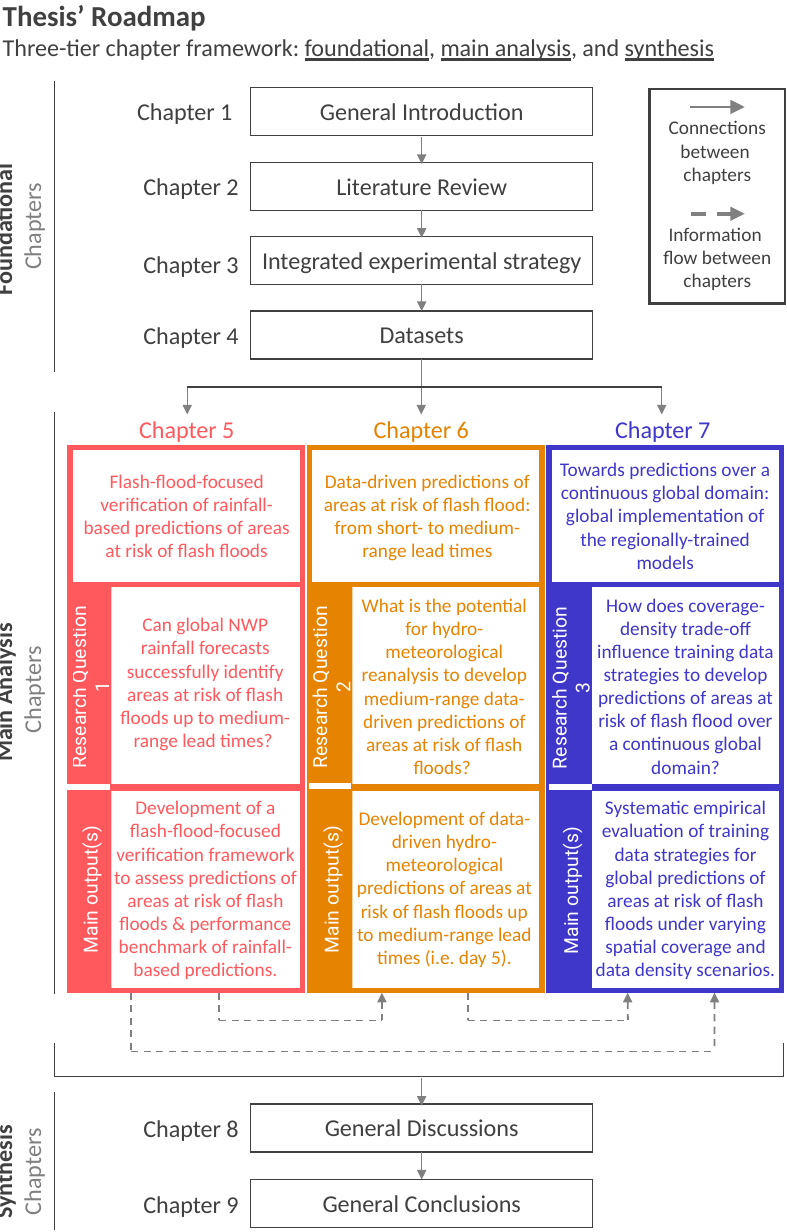
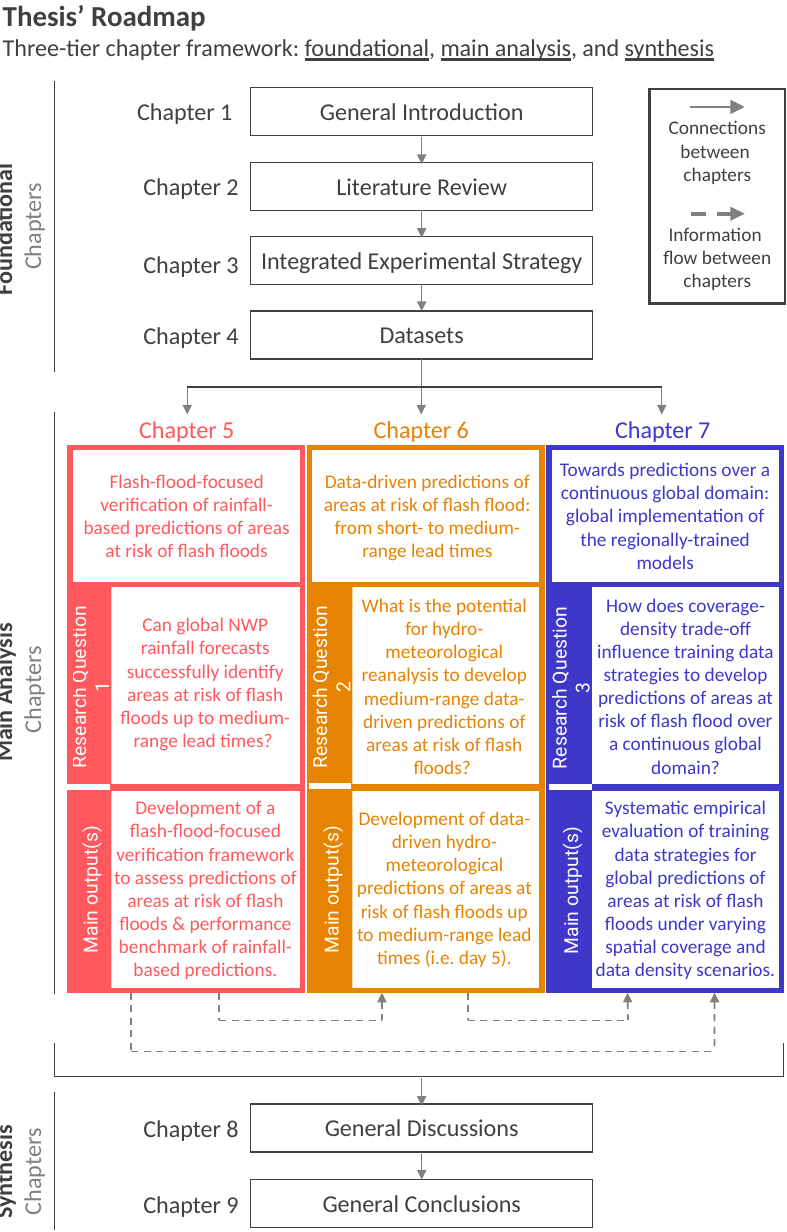
Before and after one commit to FatimaPillosu/thesis, a slide deck: slide 1 of chapter_01/figures/thesis_roadmap.pptx. Drawn at 787x1232 pixels with LibreOffice and Linux fonts; fonts in the diff are those of the drawing. Boxes give left, top, right and bottom in pixels: in the first picture for what was removed or moved away, otherwise in the second. Text is boxed around its words. In the diff, an @@ line names an element or a change of style, - is before the commit and + after.

```diff
--- a/chapter_01/figures/thesis_roadmap.pptx
+++ b/chapter_01/figures/thesis_roadmap.pptx
@@ text at bbox=[261, 252, 582, 273]: text changed @@
-Integrated experimental strategy
+Integrated Experimental Strategy
```
Also in this commit, not shown: 1 other file.
